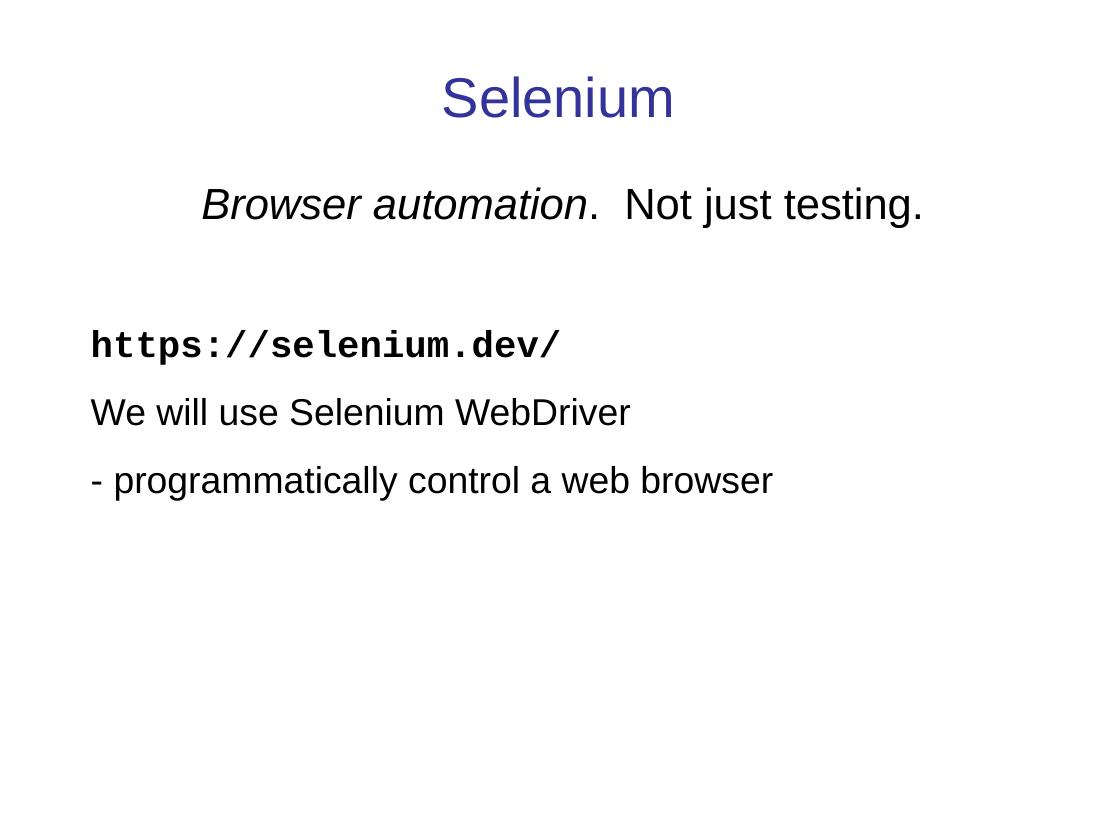
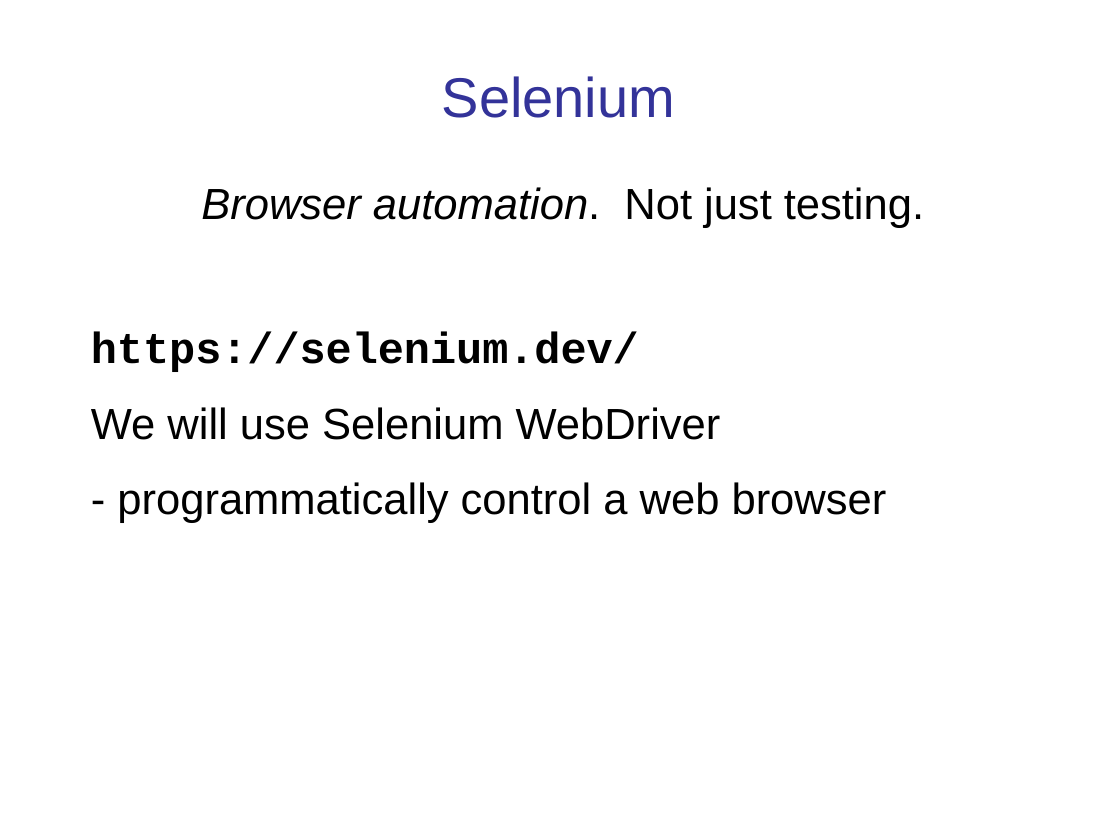
Before and after one commit to cpske/ISP, a slide deck: slide 22 of testing/WebTesting.ppt. Drawn at 1120x840 pixels with LibreOffice and Linux fonts; fonts in the diff are those of the drawing. Boxes give left, top, right and bottom in pixels: in the first picture for what was removed or moved away, otherwise in the second. Text is boxed around its words. In the diff, an @@ line names an element or a change of style, - is before the commit and + after.

Commit message:
update material on Selenium

```diff
--- a/testing/WebTesting.ppt
+++ b/testing/WebTesting.ppt
@@ text at (x1=91, y1=331, x2=887, y2=523): size 24 to 28 pt in "https://selenium.dev/", "We will use Selenium WebDriver", "- programmatically control a web browser" @@
```
Also in this commit, not shown: 10 other slides changed, 1 slide added, 9 other files.
